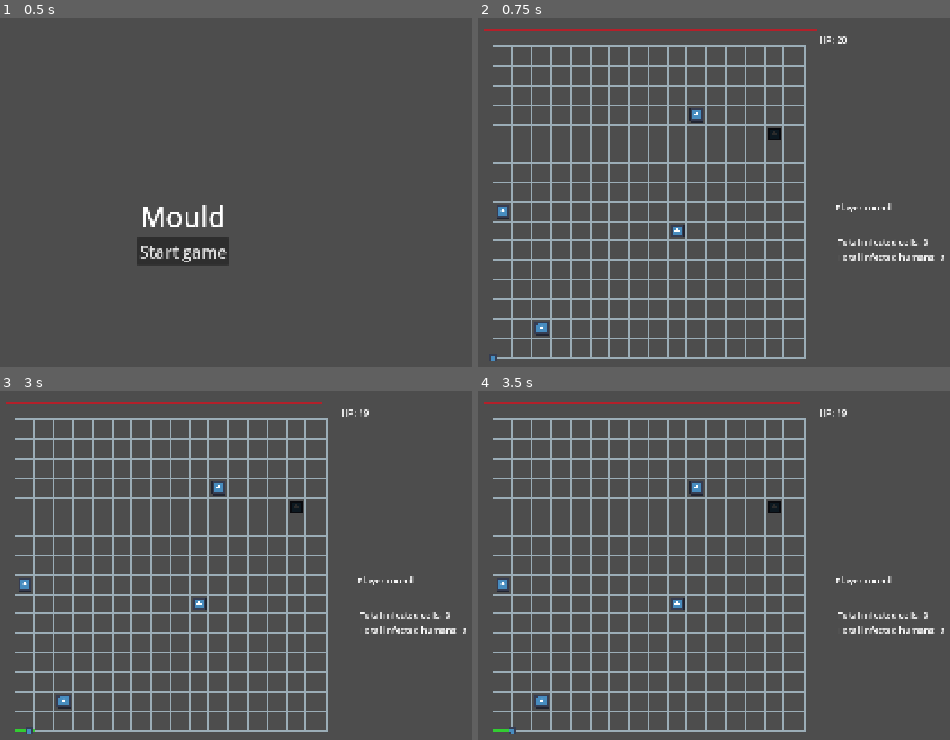
Above: before the commit, frames 1-4 (two rows, left to right).
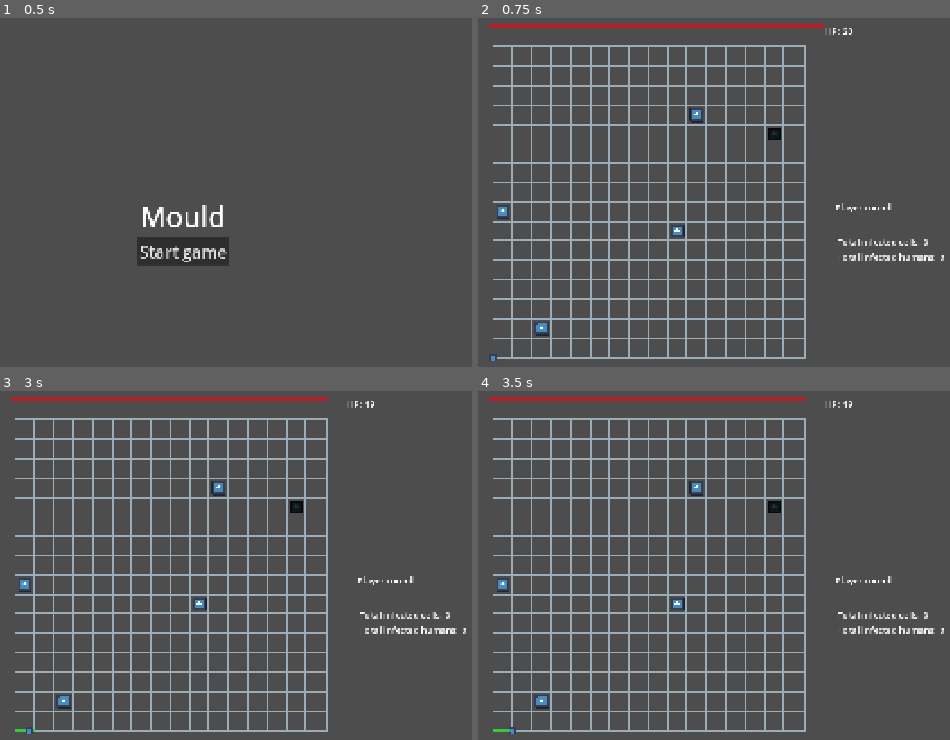
Above: after the commit, the same moments.

Repository: Sooshimi/mould
Game: Godot game, scene res://scenes/main.tscn
The game is run twice, just before and just after one commit, with the same random seed, the same clock (stepped at 60 frames per second) and the same inputs. The engine's default icon, where the game draws it, is replaced by a stand-in: a white triangle on a blue panel in a dark square.
Inputs:
- Up to frame 1 (0.5 s): no input
- Up to frame 2 (0.75 s): click "Start game" at 0.5 s
- Up to frame 3 (3 s): tap Enter at 1.25, 2.75 s; hold D (right) 1.28-2.03 s; tap Space at 2 s; hold S (down) 2.03-2.78 s; hold D (right) from 2.78 s (still down)
- Up to frame 4 (3.5 s): keep holding D (right)

Frame 1 is identical in both runs. In frame 2, 1.4% of the frame differs, in the area x 1-80%, y 1-8%; in frame 3, 1.3%; in frame 4, 1.3%.

Commit message:
Add infected cell bar

Diff:
--- a/scenes/ui/ui.tscn
+++ b/scenes/ui/ui.tscn
@@ -1,7 +1,8 @@
-[gd_scene load_steps=3 format=3 uid="uid://bnx3m6tx4tt5v"]
+[gd_scene load_steps=4 format=3 uid="uid://bnx3m6tx4tt5v"]
 
 [ext_resource type="Script" uid="uid://ft1a6nxi1yq5" path="res://scripts/ui/ui.gd" id="1_u7n8c"]
 [ext_resource type="Texture2D" uid="uid://cyadg0wytch7d" path="res://assets/hp_bar.png" id="2_f5cxw"]
+[ext_resource type="Texture2D" uid="uid://bdlslmysd32e6" path="res://assets/infected_cells_bar.png" id="3_aac20"]
 
 [node name="UI" type="Control"]
 layout_mode = 3
@@ -12,20 +13,27 @@
 grow_vertical = 2
 script = ExtResource("1_u7n8c")
 
-[node name="HBoxContainer" type="HBoxContainer" parent="."]
+[node name="TopBar" type="VBoxContainer" parent="."]
 layout_mode = 0
-offset_left = 401.0
-offset_top = 41.0
-offset_right = 1036.0
-offset_bottom = 81.0
+offset_left = 412.0
+offset_top = 33.0
+offset_right = 1047.0
+offset_bottom = 73.0
 
-[node name="HPBar" type="TextureProgressBar" parent="HBoxContainer"]
+[node name="HBoxContainer" type="HBoxContainer" parent="TopBar"]
+layout_mode = 2
+
+[node name="HPBar" type="TextureProgressBar" parent="TopBar/HBoxContainer"]
 layout_mode = 2
 texture_progress = ExtResource("2_f5cxw")
 
-[node name="HPLabel" type="Label" parent="HBoxContainer"]
+[node name="HPLabel" type="Label" parent="TopBar/HBoxContainer"]
 layout_mode = 2
 text = "HP: "
+
+[node name="InfectedCellsBar" type="TextureProgressBar" parent="TopBar"]
+layout_mode = 2
+texture_progress = ExtResource("3_aac20")
 
 [node name="TurnLabel" type="Label" parent="."]
 layout_mode = 0
--- a/scripts/ui/ui.gd
+++ b/scripts/ui/ui.gd
@@ -9,16 +9,18 @@
 	TurnManager.connect("enemy_round_start", on_enemy_round)
 	TurnManager.connect("lose", on_lose)
 	TurnManager.connect("win", on_win)
+	$TopBar/InfectedCellsBar.max_value = TurnManager.level_2_total_cells
 
 func on_hp_updated(hp: int) -> void:
-	$HBoxContainer/HPLabel.text = str("HP: ", hp)
-	$HBoxContainer/HPBar.value = hp
+	$TopBar/HBoxContainer/HPLabel.text = str("HP: ", hp)
+	$TopBar/HBoxContainer/HPBar.value = hp
 
 func on_max_hp_updated(max_hp: int) -> void:
-	$HBoxContainer/HPBar.max_value = max_hp
+	$TopBar/HBoxContainer/HPBar.max_value = max_hp
 
 func on_infected_cells_changed(total_infected_cells: int) -> void:
 	$VBoxContainer/TotalInfectedCells.text = str("Total infected cells: ", total_infected_cells)
+	$TopBar/InfectedCellsBar.value = total_infected_cells
 
 func on_infected_humans_changed(total_infected_humans: int) -> void:
 	$VBoxContainer/TotalInfectedHumans.text = str("Total infected humans: ", total_infected_humans)
Binary file added: assets/infected_cells_bar.png
Not shown, added: assets/infected_cells_bar.png.import
